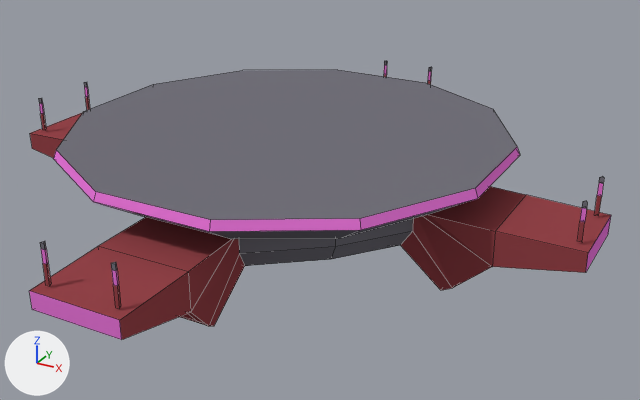
Renders of the Blender file FlyingPodium.blend from each side of a commit.
Both versions are drawn from a camera (50 mm lens) standing at (19.8, -35.5, 15.3) and looking at (-0.1, 0.9, -2.8). Every picture has the same lights, and +X, +Y and +Z are marked at lower left. Mesh edges are drawn as thin lines.
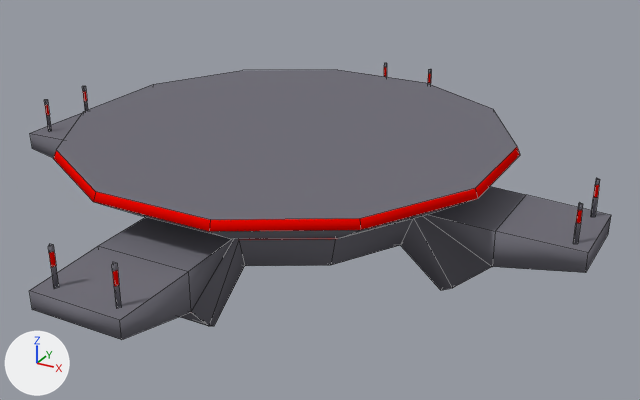
The newer file is also turned or shifted as a whole; pictures and numbers use the older file's frame.

What differs and where, as boxes (x1, y1, x2, y2) in the pictures (640 x 400 px; the box of a moved part takes in the faces that stretch with it):
'Cylinder', reshaped: before (29, 61, 611, 340); after (29, 63, 611, 340)
part 1 of me_cylinder, moved or reshaped: before (428, 67, 432, 84); after (428, 69, 431, 84)
part 2 of me_cylinder, moved or reshaped: before (384, 61, 387, 77); after (384, 63, 387, 77)
part 3 of me_cylinder, moved or reshaped: before (577, 201, 587, 242); after (82, 86, 88, 111)
part 4 of me_cylinder, moved or reshaped: before (38, 98, 46, 130); after (44, 100, 51, 131)
part 5 of me_cylinder, moved or reshaped: before (40, 241, 51, 286); after (48, 244, 59, 288)
part 6 of me_cylinder, moved or reshaped: before (111, 262, 121, 309); after (112, 262, 121, 308)
part 7 of me_cylinder, moved or reshaped: before (594, 176, 604, 216); after (573, 202, 583, 243)
part 8 of me_cylinder, moved or reshaped: before (84, 82, 90, 110); after (591, 178, 600, 217)
part 9 of me_cylinder, moved or reshaped: (191, 216, 492, 326) in both
part 10 of me_cylinder, moved or reshaped: (180, 312, 208, 326) in both
part 11 of me_cylinder, shading changed: (98, 199, 476, 239) in both
part 12 of me_cylinder, recoloured: before (239, 219, 413, 254); after (239, 238, 338, 240)
part 13 of me_cylinder, recoloured (pink to grey): (29, 216, 611, 340) in both
part 14 of me_cylinder, recoloured (pink to red): (53, 147, 520, 232) in both
part 15 of me_cylinder, recoloured (brown to grey): (29, 113, 611, 340) in both

Edits to the bpy script that builds the scene:
```text
Add mat_glow:
    mat_glow = diffuse_material('Glow')
    mat_glow.base_color = (0.8, 0.00194, 0.0)  # red #e70600
Change me_cylinder:
    where me_cylinder.from_pydata(...)  # 284 vertices, 266 faces; spans x -17.2..13.8, y -15.1..15.9, z -5.0..0.9
    used by ob_cylinder; location = (0.0, 0.0, 0.0)
    verts and faces of me_cylinder; kept vertices keep their numbers, new ones are numbered from 284
    before: 72 (-0.2, -9.7, -4.3) at pixel (197, 321), 73 (-3.1, -9.7, -4.3), 164 (0.1, -10.9, -3.2), 165 (-3.4, -10.9, -3.2)
    me_cylinder part 1: the loose piece of 12 vertices spanning x -0.3..-0.1, y 15.2..15.3, z -1.1..0.7 is moved by (0.0, 0.0, -0.1)
    me_cylinder part 2: the loose piece of 12 vertices spanning x -3.3..-3.1, y 15.2..15.3, z -1.1..0.7 is moved by (0.0, 0.0, -0.1)
    me_cylinder part 3: the loose piece of 12 vertices spanning x 13.2..13.4, y -1.2..-1.0, z -1.1..0.7 is moved by (-29.8, 3.0, -0.1)
    me_cylinder part 4: the loose piece of 12 vertices spanning x -16.7..-16.5, y -1.4..-1.2, z -1.1..0.7 is scaled about its middle by (1.11e-05, -1.11e-05, 1), then moved by (0.1, 0.2, -0.1)
    me_cylinder part 5: the loose piece of 12 vertices spanning x -3.5..-3.3, y -14.6..-14.4, z -1.1..0.7 is turned -180 degrees about the z axis through its middle, then moved by (0.2, 0.1, -0.1)
    me_cylinder part 6: the loose piece of 12 vertices spanning x -0.1..0.1, y -14.6..-14.4, z -1.1..0.7 is turned -180 degrees about the z axis through its middle, then moved by (-0.2, 0.1, -0.1)
    me_cylinder part 7: the loose piece of 12 vertices spanning x 13.2..13.4, y 1.9..2.0, z -1.1..0.7 is turned -90 degrees about the z axis through its middle, then moved by (-0.2, -3.0, -0.1)
    me_cylinder part 8: the loose piece of 12 vertices spanning x -16.7..-16.5, y 2.2..2.4, z -1.1..0.7 is turned -90 degrees about the z axis through its middle, then moved by (29.8, -0.3, -0.1)
    me_cylinder part 9
    16 vertices in x -6.3..2.9, y -4.2..5.0, z -4.1 move by (0.0, 0.0, 0.1)
    8 vertices in x -5.0..1.7, y -2.9..3.8, z -3.8 move by (0.0, 0.0, -0.2)
    8 vertices in x -9.4..6.0, y -7.3..8.1, z -2.1 move by (0.0, 0.0, 0.7)
    4 vertices in x -7.3..4.0, y -5.2..6.0, z -1.8 move by (0.0, 0.0, 0.3)
    4 vertices in x -6.8..3.5, y -4.8..5.6, z -2.7 move by (0.0, 0.0, -0.3)
    12 vertices move from x -12.9..9.6, y -1.5..11.7, z -4.4..-3.1 to x -12.8..9.4, y -1.5..11.5, z -4.2..-2.9
    me_cylinder part 10
    add verts[72] = (-0.2, -9.6, -4.1)  # moved
    add verts[73] = (-3.1, -9.6, -4.1)  # moved
    add verts[164] = (0.1, -10.7, -3.0)  # moved
    add verts[165] = (-3.4, -10.7, -3.0)  # moved
    me_cylinder part 11: 168 kept faces spanning x -17.2..13.8, y -15.1..15.9, z -5.0..0.9 are now shaded smooth
    me_cylinder part 12: 20 faces spanning x -9.4..6.0, y -7.3..8.1, z -4.0..-1.0 switch from mat_material_001 (grey #73727b) to mat_glow (red #e70600)
    me_cylinder part 13: 4 faces spanning x -17.2..13.8, y -15.1..15.9, z -2.2..-1.2 switch from mat_material_002 (pink #e775d8) to mat_material_001 (grey #73727b)
    me_cylinder part 14: 12 faces spanning x -12.6..9.2, y -10.5..11.3, z 0.5..0.9 switch from mat_material_002 (pink #e775d8) to mat_glow (red #e70600)
    me_cylinder part 15: 72 faces spanning x -17.2..13.8, y -15.1..15.9, z -5.0..-1.0 switch from mat_material_003 (brown #954449) to mat_material_001 (grey #73727b)
```
